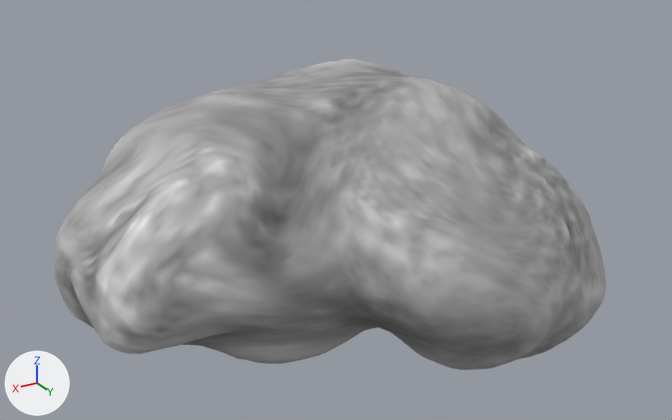
One commit to the glTF model Assets/Models/Environment/Stellar/Clouds/Cloud_global/Cloud_global_outer.glb: the scene before it, then after it.
Camera for both pictures: a 50 mm camera at (0.811, 1.341, 0.749) aimed at (-0.024, -0.05, 0.053). The lights are fixed; the arrows at lower left show +X, +Y and +Z. The first picture is the older version. Where no turn or scale is listed for an object, it has been applied to the vertices.

In view in the first picture: 'Cloud_global_outer'.
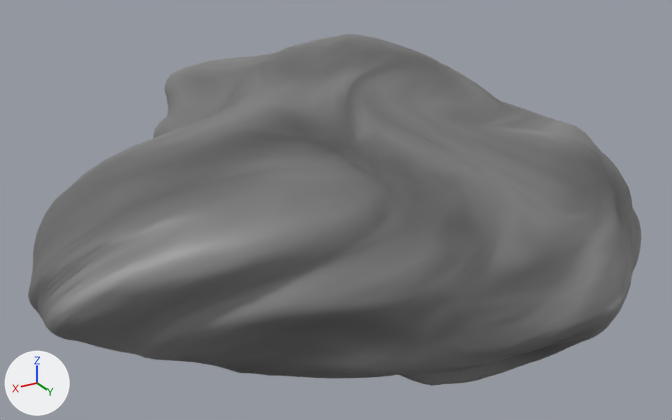
Edits to the bpy script that builds the scene:
```text
Change me_icosphere_004:
    used by ob_cloud_global_outer; location = (-0.01, 0.017, 0.0)
    remove me_icosphere_004.from_pydata(...)  # 10242 vertices, 20480 faces; spans x -0.483..0.516, y -0.476..0.386, z -0.197..0.313
    add me_icosphere_004.from_pydata(...)  # 10242 vertices, 20480 faces; spans x -0.633..0.571, y -0.536..0.409, z -0.211..0.346
    me_icosphere_004 part 1: 10242 of 10242 vertices moved; they spanned x -0.483..0.516, y -0.476..0.386, z -0.197..0.313 and now span x -0.633..0.571, y -0.536..0.409, z -0.211..0.346; mean shift (-0.019, -0.008, 0.004)
    me_icosphere_004 part 2: 13618 faces centred in x -0.483..0.516, y -0.475..0.384, z -0.197..0.312 are repainted in the vertex colours; the middle colour goes from grey #a5a5a5 to grey #777777
    me_icosphere_004 part 3: 6862 faces centred in x -0.442..0.49, y -0.351..0.385, z -0.193..0.306 are repainted in the vertex colours; the middle colour goes from grey #949494 to dark grey #666666
```

What differs and where, as boxes [x1, y1, x2, y2] in the pictures (672 x 420 px; the box of a moved part takes in the faces that stretch with it):
'Cloud_global_outer', reshaped, recoloured (11% wider, 13% taller): before [54, 59, 606, 370]; after [28, 34, 641, 386]
part 1 of me_icosphere_004, moved or reshaped: before [54, 59, 606, 370]; after [28, 34, 641, 386]
part 2 of me_icosphere_004, recoloured: before [54, 59, 606, 370]; after [28, 34, 641, 386]
part 3 of me_icosphere_004, recoloured: before [87, 75, 605, 366]; after [45, 40, 633, 379]
